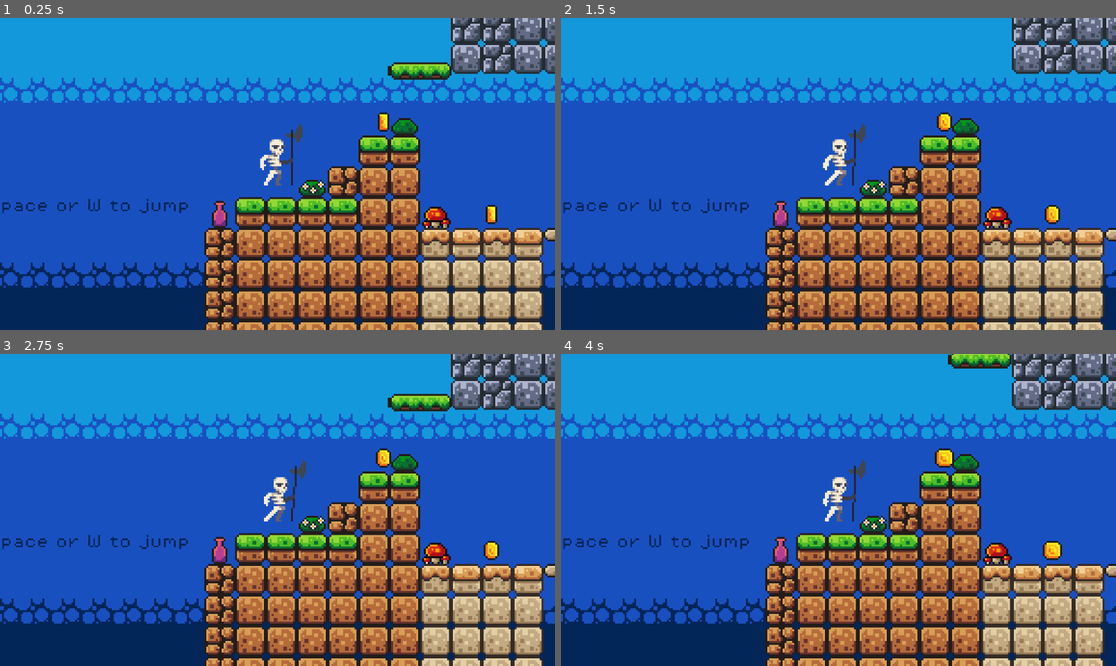
Above: before the commit, frames 1-4 (two rows, left to right).
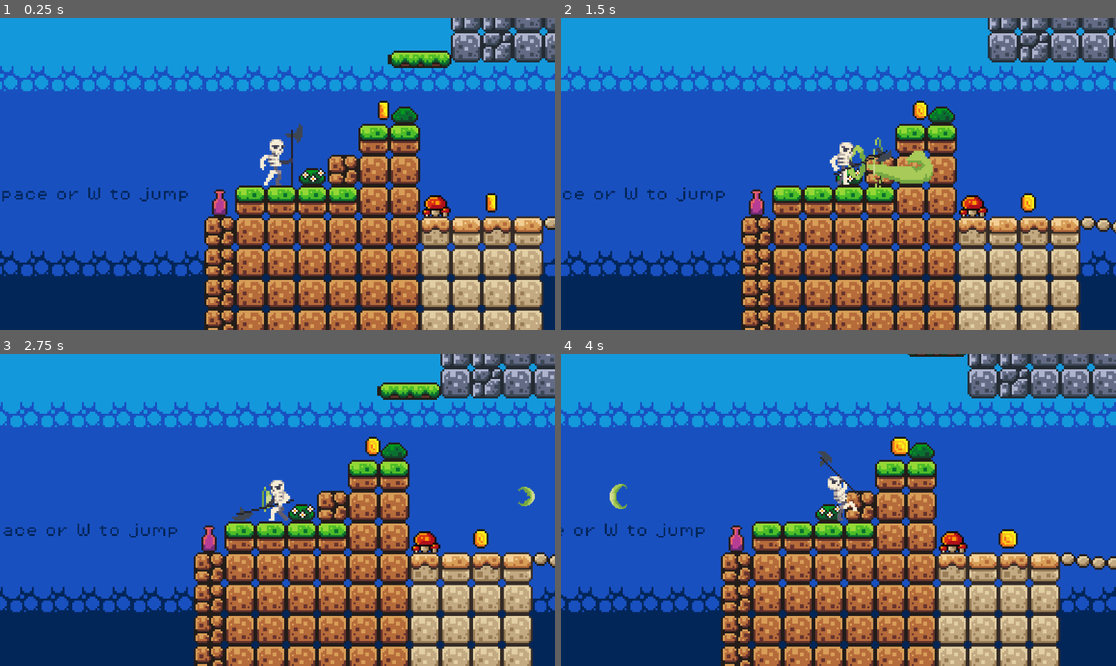
Above: after the commit, the same moments.

Repository: Maziu64/FirstGodotOwnGame
Game: Godot game, scene res://scenes/game.tscn
Same seed, same stepped clock (60 frames per second), same inputs: the game is played once before the commit and once after it.
Inputs (mouse positions are in pixels of both pictures, inside the frame that each line leads up to):
- Up to frame 1 (0.25 s): no input
- Up to frame 2 (1.5 s): move the mouse to (960, 158) at 0.52 s; hold Right (move_right) from 0.53 s (still down); click (960, 158) at 0.6 s; tap Space (jump) at 0.77 s; move the mouse to (727, 189) at 1.27 s; click (727, 189) at 1.35 s
- Up to frame 3 (2.75 s): tap Space (jump) at 1.52 s; move the mouse to (333, 441) at 2.02 s; release Right (move_right) at 2.03 s; hold Left (move_left) from 2.03 s (still down); click (333, 441) at 2.1 s
- Up to frame 4 (4 s): move the mouse to (810, 572) at 2.77 s; release Left (move_left) at 2.78 s; hold Right (move_right) from 2.78 s (still down); click (810, 572) at 2.85 s; tap Space (jump) at 3.02, 3.77 s; move the mouse to (1005, 556) at 3.52 s; click (1005, 556) at 3.6 s

The runs differ from the first frame. In frame 1, 36% of the frame differs, in the area x 0-100%, y 0-100%; in frame 2, 42%; in frame 3, 40%; in frame 4, 44%.
Error before the commit: Parse Error: Expected indented block after function declaration. (res://scripts/player_skeleton.gd:32)

Commit message:
DamageZone
Comportamiento de daño a taves de la damage zone y el comportamiento de los proyectiles, enemigos y player al recibir daño (aun no terminado)
Creacion de grupos para identificar diferentes tipos de cosas (poyectiles, player y enemies)

Diff:
--- a/project.godot
+++ b/project.godot
@@ -14,6 +14,12 @@
 run/main_scene="uid://xtglgmfho813"
 config/features=PackedStringArray("4.5", "Forward Plus")
 config/icon="res://icon.svg"
+
+[global_group]
+
+enemies=""
+player=""
+projectiles=""
 
 [input]
 
--- /dev/null
+++ b/scenes/damagezone.tscn
@@ -0,0 +1,14 @@
+[gd_scene load_steps=2 format=3 uid="uid://bmgpgk06mlryw"]
+
+[ext_resource type="Script" uid="uid://5tj30k5ye8kn" path="res://scripts/damagezone.gd" id="1_rg5yr"]
+
+[node name="Damagezone" type="Area2D"]
+script = ExtResource("1_rg5yr")
+
+[node name="Timer" type="Timer" parent="."]
+wait_time = 0.6
+one_shot = true
+
+[connection signal="area_entered" from="." to="." method="_on_area_entered"]
+[connection signal="body_entered" from="." to="." method="_on_body_entered"]
+[connection signal="timeout" from="Timer" to="." method="_on_timer_timeout"]
--- a/scenes/player_skeleton.tscn
+++ b/scenes/player_skeleton.tscn
@@ -494,7 +494,7 @@
 [sub_resource type="RectangleShape2D" id="RectangleShape2D_au8ao"]
 size = Vector2(9, 25)
 
-[node name="PLayer" type="CharacterBody2D"]
+[node name="PLayer" type="CharacterBody2D" groups=["player"]]
 z_index = 5
 collision_layer = 2
 script = ExtResource("1_5acv1")
@@ -513,3 +513,4 @@
 position = Vector2(27, -13)
 
 [node name="Life" parent="." instance=ExtResource("7_ctrey")]
+maxHP = 5
--- a/scenes/projectile.tscn
+++ b/scenes/projectile.tscn
@@ -1,10 +1,14 @@
-[gd_scene load_steps=28 format=3 uid="uid://cs45mcyhadlu0"]
+[gd_scene load_steps=30 format=3 uid="uid://cs45mcyhadlu0"]
 
 [ext_resource type="Script" uid="uid://cgmfuvfpabru8" path="res://scripts/projectile.gd" id="1_6q2a6"]
 [ext_resource type="Texture2D" uid="uid://cbwe3iqmtvpyc" path="res://assets/my_game/sprites/Wind Breath.png" id="1_softn"]
 [ext_resource type="Texture2D" uid="uid://dg3eweotwhgvr" path="res://assets/my_game/sprites/Wind Projectile.png" id="2_6q2a6"]
+[ext_resource type="PackedScene" uid="uid://bmgpgk06mlryw" path="res://scenes/damagezone.tscn" id="2_byeak"]
 [ext_resource type="Texture2D" uid="uid://d2ppb2s6acigo" path="res://assets/my_game/sprites/Wind Hit Effect.png" id="3_byeak"]
 
+[sub_resource type="RectangleShape2D" id="RectangleShape2D_byeak"]
+size = Vector2(20, 26)
+
 [sub_resource type="AtlasTexture" id="AtlasTexture_jxwu6"]
 atlas = ExtResource("1_softn")
 region = Rect2(0, 0, 48, 32)
@@ -88,6 +92,10 @@
 [sub_resource type="AtlasTexture" id="AtlasTexture_8ke5u"]
 atlas = ExtResource("3_byeak")
 region = Rect2(0, 32, 32, 32)
+
+[sub_resource type="AtlasTexture" id="AtlasTexture_byeak"]
+atlas = ExtResource("3_byeak")
+region = Rect2(32, 32, 32, 32)
 
 [sub_resource type="SpriteFrames" id="SpriteFrames_jxwu6"]
 animations = [{
@@ -164,27 +172,29 @@
 }, {
 "duration": 1.0,
 "texture": SubResource("AtlasTexture_8ke5u")
+}, {
+"duration": 1.0,
+"texture": SubResource("AtlasTexture_byeak")
 }],
-"loop": true,
+"loop": false,
 "name": &"hit",
 "speed": 10.0
 }]
 
-[sub_resource type="RectangleShape2D" id="RectangleShape2D_byeak"]
-size = Vector2(20, 26)
-
-[node name="CharacterBody2D" type="Area2D"]
-collision_mask = 4
+[node name="Projectile" type="Node2D" groups=["projectiles"]]
 script = ExtResource("1_6q2a6")
+
+[node name="Damagezone" parent="." instance=ExtResource("2_byeak")]
+damage = 1
+damage_enemies = true
+
+[node name="CollisionShape2D" type="CollisionShape2D" parent="Damagezone"]
+shape = SubResource("RectangleShape2D_byeak")
+disabled = true
 
 [node name="AnimatedSprite2D" type="AnimatedSprite2D" parent="."]
 sprite_frames = SubResource("SpriteFrames_jxwu6")
-animation = &"flying"
+animation = &"hit"
 autoplay = "cast"
-frame_progress = 0.16292647
-
-[node name="CollisionShape2D" type="CollisionShape2D" parent="."]
-shape = SubResource("RectangleShape2D_byeak")
-disabled = true
-
-[connection signal="body_entered" from="." to="." method="_on_body_entered"]
+
+[connection signal="animation_finished" from="AnimatedSprite2D" to="." method="_on_animated_sprite_2d_animation_finished"]
--- a/scenes/slime.tscn
+++ b/scenes/slime.tscn
@@ -1,8 +1,46 @@
-[gd_scene load_steps=10 format=3 uid="uid://ba6sh8hh14cv8"]
+[gd_scene load_steps=24 format=3 uid="uid://ba6sh8hh14cv8"]
 
 [ext_resource type="Script" uid="uid://bj4c4agekwpfy" path="res://scripts/slime.gd" id="1_n6pvg"]
 [ext_resource type="Texture2D" uid="uid://b1nkqd4rg1qoy" path="res://assets/tutorial/sprites/slime_green.png" id="1_p2gj0"]
-[ext_resource type="PackedScene" uid="uid://bcn2af4i6vbpl" path="res://scenes/killzone.tscn" id="2_n6pvg"]
+[ext_resource type="Texture2D" uid="uid://d2ppb2s6acigo" path="res://assets/my_game/sprites/Wind Hit Effect.png" id="3_2npkn"]
+[ext_resource type="PackedScene" uid="uid://bmgpgk06mlryw" path="res://scenes/damagezone.tscn" id="3_pjw23"]
+[ext_resource type="PackedScene" uid="uid://evhrmnl6rfvi" path="res://scenes/life.tscn" id="4_2npkn"]
+
+[sub_resource type="AtlasTexture" id="AtlasTexture_v5wyi"]
+atlas = ExtResource("1_p2gj0")
+region = Rect2(0, 48, 24, 24)
+
+[sub_resource type="AtlasTexture" id="AtlasTexture_0l8pv"]
+atlas = ExtResource("1_p2gj0")
+region = Rect2(24, 48, 24, 24)
+
+[sub_resource type="AtlasTexture" id="AtlasTexture_vnioy"]
+atlas = ExtResource("1_p2gj0")
+region = Rect2(48, 48, 24, 24)
+
+[sub_resource type="AtlasTexture" id="AtlasTexture_cxm07"]
+atlas = ExtResource("3_2npkn")
+region = Rect2(32, 32, 32, 32)
+
+[sub_resource type="AtlasTexture" id="AtlasTexture_2xjuo"]
+atlas = ExtResource("1_p2gj0")
+region = Rect2(0, 48, 24, 24)
+
+[sub_resource type="AtlasTexture" id="AtlasTexture_a02ik"]
+atlas = ExtResource("1_p2gj0")
+region = Rect2(24, 48, 24, 24)
+
+[sub_resource type="AtlasTexture" id="AtlasTexture_pu8ps"]
+atlas = ExtResource("1_p2gj0")
+region = Rect2(48, 48, 24, 24)
+
+[sub_resource type="AtlasTexture" id="AtlasTexture_g40cl"]
+atlas = ExtResource("1_p2gj0")
+region = Rect2(72, 48, 24, 24)
+
+[sub_resource type="AtlasTexture" id="AtlasTexture_g2qvl"]
+atlas = ExtResource("3_2npkn")
+region = Rect2(32, 32, 32, 32)
 
 [sub_resource type="AtlasTexture" id="AtlasTexture_pjw23"]
 atlas = ExtResource("1_p2gj0")
@@ -24,6 +62,43 @@
 animations = [{
 "frames": [{
 "duration": 1.0,
+"texture": SubResource("AtlasTexture_v5wyi")
+}, {
+"duration": 1.0,
+"texture": SubResource("AtlasTexture_0l8pv")
+}, {
+"duration": 1.0,
+"texture": SubResource("AtlasTexture_vnioy")
+}, {
+"duration": 1.0,
+"texture": SubResource("AtlasTexture_cxm07")
+}],
+"loop": true,
+"name": &"die",
+"speed": 5.0
+}, {
+"frames": [{
+"duration": 1.0,
+"texture": SubResource("AtlasTexture_2xjuo")
+}, {
+"duration": 1.0,
+"texture": SubResource("AtlasTexture_a02ik")
+}, {
+"duration": 1.0,
+"texture": SubResource("AtlasTexture_pu8ps")
+}, {
+"duration": 1.0,
+"texture": SubResource("AtlasTexture_g40cl")
+}, {
+"duration": 1.0,
+"texture": SubResource("AtlasTexture_g2qvl")
+}],
+"loop": true,
+"name": &"hitted",
+"speed": 10.0
+}, {
+"frames": [{
+"duration": 1.0,
 "texture": SubResource("AtlasTexture_pjw23")
 }, {
 "duration": 1.0,
@@ -36,29 +111,57 @@
 "texture": SubResource("AtlasTexture_gstla")
 }],
 "loop": true,
-"name": &"default",
+"name": &"move",
 "speed": 10.0
 }]
 
 [sub_resource type="RectangleShape2D" id="RectangleShape2D_0l8pv"]
 size = Vector2(8, 12)
 
-[node name="Slime" type="Node2D"]
+[sub_resource type="Animation" id="Animation_2npkn"]
+resource_name = "hurt_shake"
+tracks/0/type = "value"
+tracks/0/imported = false
+tracks/0/enabled = true
+tracks/0/path = NodePath(".:position")
+tracks/0/interp = 1
+tracks/0/loop_wrap = true
+tracks/0/keys = {
+"times": PackedFloat32Array(0, 0.33, 0.68, 1),
+"transitions": PackedFloat32Array(1, 1, 1, 1),
+"update": 0,
+"values": [Vector2(0, 0), Vector2(4, 0), Vector2(-4, 0), Vector2(0, 0)]
+}
+
+[sub_resource type="Animation" id="Animation_fd6lc"]
+length = 0.001
+tracks/0/type = "value"
+tracks/0/imported = false
+tracks/0/enabled = true
+tracks/0/path = NodePath(".:position")
+tracks/0/interp = 1
+tracks/0/loop_wrap = true
+tracks/0/keys = {
+"times": PackedFloat32Array(0),
+"transitions": PackedFloat32Array(1),
+"update": 0,
+"values": [Vector2(0, 0)]
+}
+
+[sub_resource type="AnimationLibrary" id="AnimationLibrary_gstla"]
+_data = {
+&"RESET": SubResource("Animation_fd6lc"),
+&"hurt_shake": SubResource("Animation_2npkn")
+}
+
+[node name="Slime" type="Node2D" groups=["enemies"]]
 script = ExtResource("1_n6pvg")
 
 [node name="AnimatedSprite2D" type="AnimatedSprite2D" parent="."]
 position = Vector2(0, -12)
 sprite_frames = SubResource("SpriteFrames_v5wyi")
-autoplay = "default"
-frame = 3
-frame_progress = 0.9802469
-
-[node name="Killzone" parent="AnimatedSprite2D" instance=ExtResource("2_n6pvg")]
-collision_mask = 6
-
-[node name="CollisionShape2D" type="CollisionShape2D" parent="AnimatedSprite2D/Killzone"]
-position = Vector2(0, 5)
-shape = SubResource("RectangleShape2D_0l8pv")
+animation = &"die"
+autoplay = "move"
 
 [node name="RayCastRight" type="RayCast2D" parent="."]
 position = Vector2(0, -7)
@@ -67,3 +170,19 @@
 [node name="RayCastLeft" type="RayCast2D" parent="."]
 position = Vector2(0, -7)
 target_position = Vector2(-11, 0)
+
+[node name="Damagezone" parent="." instance=ExtResource("3_pjw23")]
+damage = 1
+damage_player = true
+
+[node name="CollisionShape2D" type="CollisionShape2D" parent="Damagezone"]
+position = Vector2(0, -6)
+shape = SubResource("RectangleShape2D_0l8pv")
+
+[node name="Life" parent="." instance=ExtResource("4_2npkn")]
+maxHP = 2
+
+[node name="AnimationPlayer" type="AnimationPlayer" parent="."]
+libraries = {
+&"": SubResource("AnimationLibrary_gstla")
+}
--- /dev/null
+++ b/scripts/damagezone.gd
@@ -0,0 +1,45 @@
+extends Node2D
+
+var TIMEOUT: float = 0.6
+
+@export var damage: int
+@export var damage_player: bool
+@export var damage_enemies: bool
+@onready var timer: Timer = $Timer
+
+func _on_body_entered(body: Node2D) -> void:
+	#body.get_node("CollisionShape2D").queue_free()
+	#timer.start()
+	if damage_player:
+		if "player" in body.get_parent().get_groups():
+			body.get_parent().hitted(damage)
+			#Baja la veocidad a la que corre el engine, para dar un efecto de muerte
+			Engine.time_scale = 0.5
+			timer.start()
+	#if "projectiles" in get_parent().get_groups():
+	#	get_parent().hitted()
+
+
+
+func _on_area_entered(area: Area2D) -> void:
+	if damage_enemies:
+		if "enemies" in area.get_parent().get_groups():
+			area.get_parent().hitted(damage)
+			if "projectiles" in get_parent().get_groups():
+				get_parent().hitted()
+			Engine.time_scale = 0.5
+			#await get_tree().create_timer(TIMEOUT).timeout
+			timer.start()
+
+
+
+
+
+
+func _on_timer_timeout() -> void:
+	Engine.time_scale = 1
+	print("Restablecer tiempo")
+	timer.stop()
+	if "projectiles" in get_parent().get_groups():
+		get_parent().queue_free()
+#	get_tree().reload_current_scene()
--- a/scripts/player_skeleton.gd
+++ b/scripts/player_skeleton.gd
@@ -29,8 +29,6 @@
 	life.connect("health_changed", _on_health_changed)
 	life.connect("died", _on_died)
 
-func die():
-
 
 func attack():
 	attack_underway = true
@@ -53,12 +51,14 @@
 
 func hitted(damage: float) -> void:
 	life.take_damage(damage)
+	animated_sprite_2d.play("hitted")
 
 func _on_health_changed(updated_life: int) -> void:
 	print("Vida actual: " + str(updated_life))
 
 func _on_died() -> void:
 	print("Muerto")
+	animated_sprite_2d.play("die")
 
 func _process(delta: float) -> void:
 	if Input.is_action_just_pressed("Attack"):
--- a/scripts/projectile.gd
+++ b/scripts/projectile.gd
@@ -1,8 +1,8 @@
-extends Area2D
-@onready var character_body_2d: Area2D = $"."
+extends Node2D
+@onready var projectile: Node2D = $"."
 
 @export var SPEED = 100
-@onready var collision_shape_2d: CollisionShape2D = $CollisionShape2D
+@onready var collision_shape_2d: CollisionShape2D = $Damagezone/CollisionShape2D
 @onready var animated_sprite_2d: AnimatedSprite2D = $AnimatedSprite2D
 
 var dir : Vector2 = Vector2.RIGHT
@@ -13,12 +13,26 @@
 	if animated_sprite_2d.animation == "cast":
 		match animated_sprite_2d.frame:
 			10:
-				character_body_2d.scale = Vector2 (0.5, 0.5)
+				projectile.scale = Vector2 (0.5, 0.5)
 				animated_sprite_2d.play("flying")
 				collision_shape_2d.disabled = false
 
 	if animated_sprite_2d.animation == "flying":
 		position += dir * SPEED * delta
 
-func _on_body_entered(body: Node2D) -> void:
-	pass # Replace with function body.
+	#if animated_sprite_2d.animation == "hit":
+		#if animated_sprite_2d.frame == 4:
+			##queue_free()
+			#pass
+
+func hitted() -> void:
+	collision_shape_2d.disabled = true
+	animated_sprite_2d.play("hit")
+
+
+
+func _on_animated_sprite_2d_animation_finished() -> void:
+	if animated_sprite_2d.animation == "hit":
+		print("projectile disabled")
+		collision_shape_2d.disabled = true
+		visible = false
--- a/scripts/slime.gd
+++ b/scripts/slime.gd
@@ -6,7 +6,14 @@
 @onready var ray_cast_right: RayCast2D = $RayCastRight
 @onready var ray_cast_left: RayCast2D = $RayCastLeft
 @onready var animated_sprite_2d: AnimatedSprite2D = $AnimatedSprite2D
+@onready var damagezone: Area2D = $AnimatedSprite2D/Damagezone
+@onready var life: Node2D = $Life
+@onready var collision_shape_2d: CollisionShape2D = $Damagezone/CollisionShape2D
+@onready var animation_player: AnimationPlayer = $AnimationPlayer
 
+func _ready() -> void:
+	life.connect("health_changed", _on_health_changed)
+	life.connect("died", _on_died)
 # Called every frame. 'delta' is the elapsed time since the previous frame.
 func _process(delta: float) -> void:
 	if ray_cast_right.is_colliding():
@@ -15,4 +22,30 @@
 	else: if ray_cast_left.is_colliding():
 		direction = 1
 		animated_sprite_2d.flip_h = false
-	position.x += direction * speed * delta
+	if animated_sprite_2d.animation == "move":
+		position.x += direction * speed * delta
+
+	if animated_sprite_2d.animation == "hitted":
+		if animated_sprite_2d.frame == 4:
+			animated_sprite_2d. play("move")
+			collision_shape_2d.disabled = false
+	if animated_sprite_2d.animation == "die":
+		if animated_sprite_2d.frame == 3:
+			queue_free()
+
+func hitted(damage: float) -> void:
+	life.take_damage(damage)
+	if life.current_health > 0:
+		animated_sprite_2d.play("hitted")
+		#animation_player.play("hurt_shake")
+	elif life.current_health <= 0:
+		animated_sprite_2d.play("die")
+		#animation_player.play("hurt_shake")
+
+	collision_shape_2d.disabled = true
+
+func _on_health_changed(updated_life: int) -> void:
+	print("Vida actual: " + str(updated_life))
+
+func _on_died() -> void:
+	print("Muerto")
Not shown, added: scripts/damagezone.gd.uid
